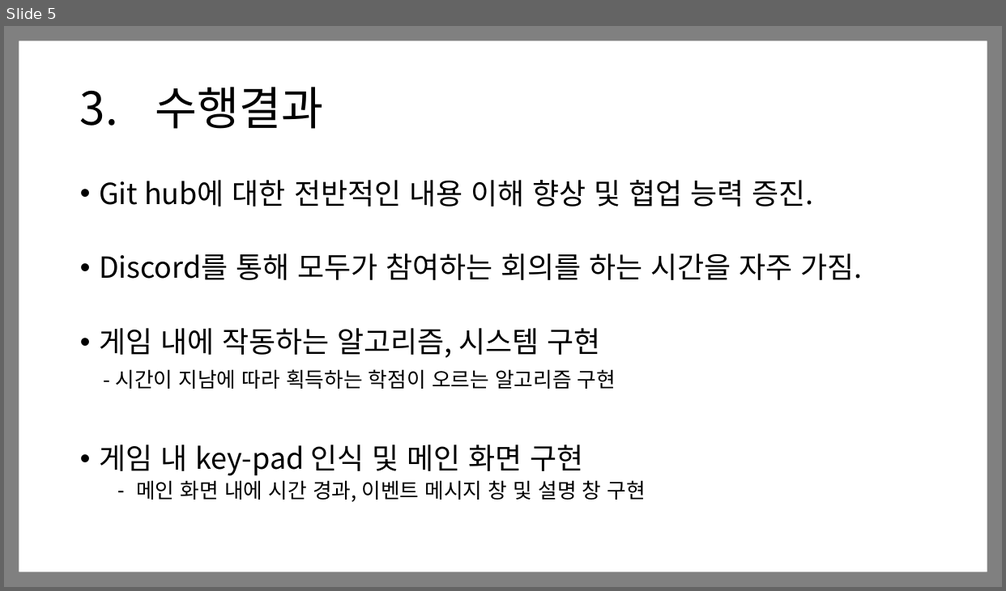
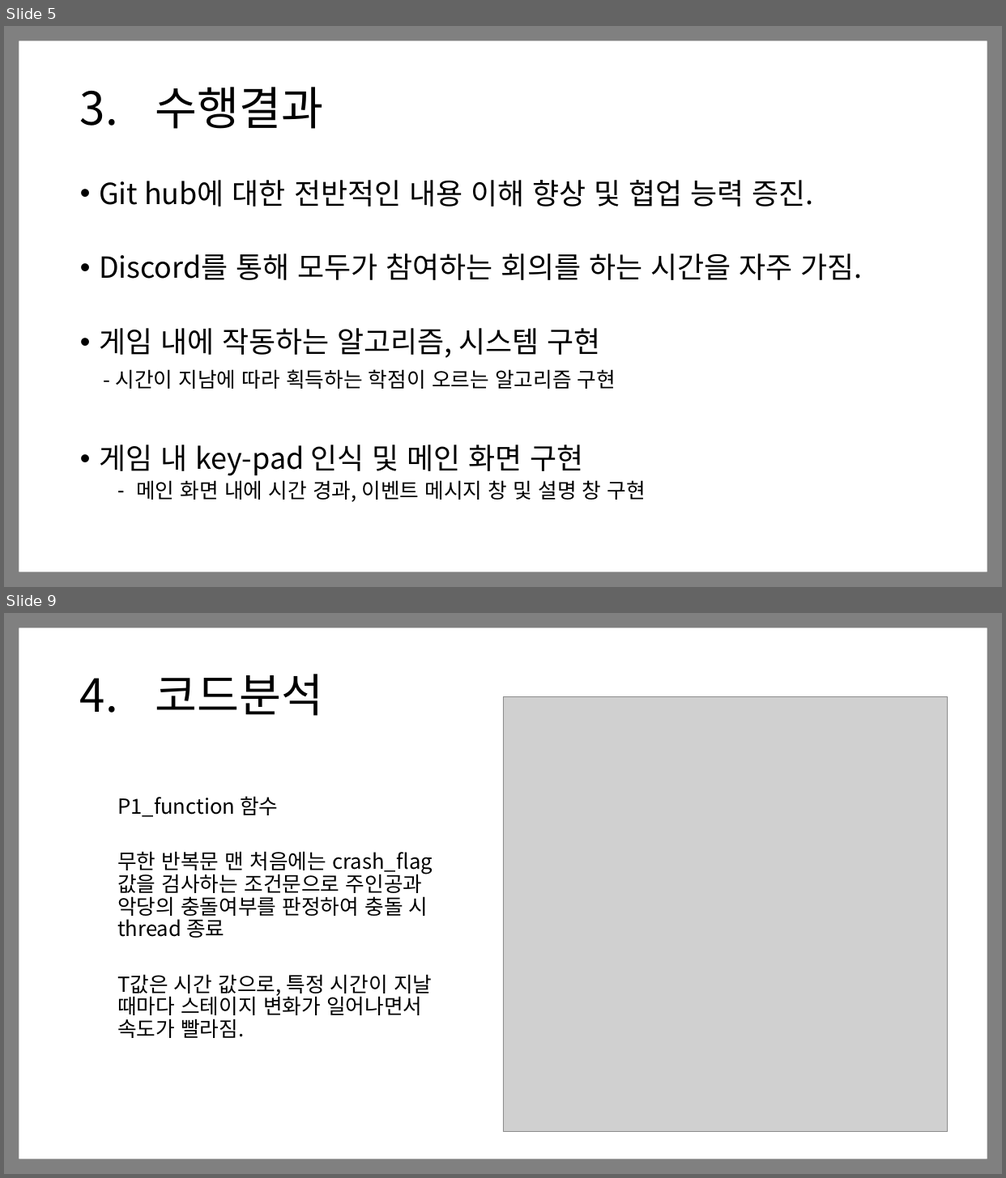
Before and after one commit to Sky-Titan/Team_Oldman, a slide deck: 문서/Team Oldman.pptx. Shown one above the other, each under a label of ours: slide 5 before the commit, slides 5 and 9 after it; the slides between them are not shown. The pictures are 1006x591 and 1006x1178 pixels, drawn with LibreOffice and Linux fonts; fonts in the diff are those of the drawing; grey boxes stand for pictures. Boxes give left, top, right and bottom in pixels: in the first picture for what was removed or moved away, otherwise in the second. Text is boxed around its words. In the diff, an @@ line names an element or a change of style, - is before the commit and + after.

Commit message:
ppt 코드 분석 추가

```diff
--- a/문서/Team Oldman.pptx
+++ b/문서/Team Oldman.pptx
@@ slide 9 added at box(4, 613, 1002, 1174), background #FFFFFF @@
@@ frame added at box(4, 613, 1002, 1174), fill #808080 @@
@@ title added at box(80, 674, 323, 716), 44 pt, text #000000 @@
+4. 코드분석
@@ picture added at box(503, 697, 948, 1131) @@
@@ text added at box(117, 796, 432, 1038), 20 pt, text #000000 @@
+  P1_function 함수
+  무한 반복문 맨 처음에는 crash_flag값을 검사하는 조건문으로 주인공과 악당의 충돌여부를 판정하여 충돌 시 thread 종료
+  T값은 시간 값으로, 특정 시간이 지날 때마다 스테이지 변화가 일어나면서 속도가 빨라짐.
```
Also in this commit, not shown: 4 other slides added, 1 slide removed.
